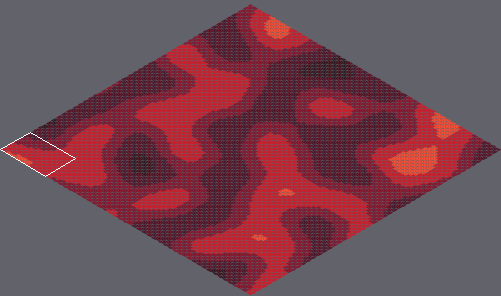
A Tiled map gets an edit: marswars/resources/mapAssets/tmap.tmx. Above: a wide view before the commit, with the close-up outlined.
Close-up. The starting point:
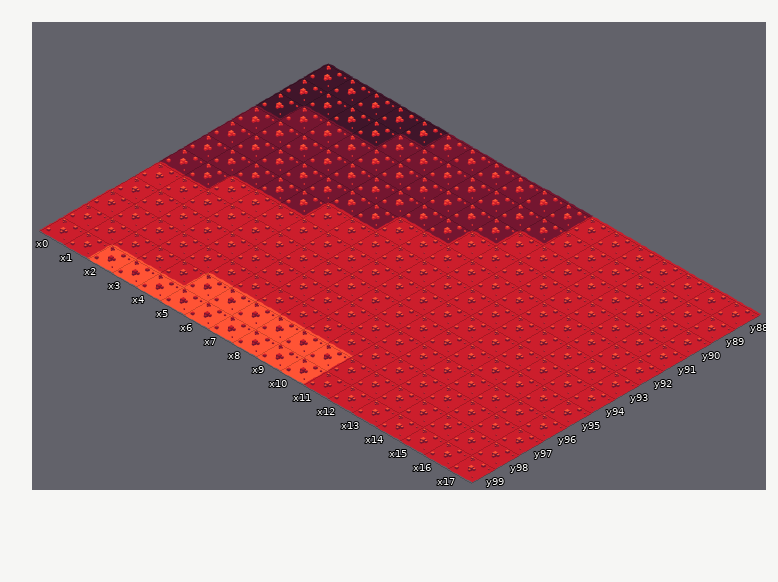
Cells are 55x32 px. Isometric: x runs down to the right, y down to the left. Shown: x 0..17, y 88..99. The commit also changed other parts of the map, which this record leaves out.
Once edited:
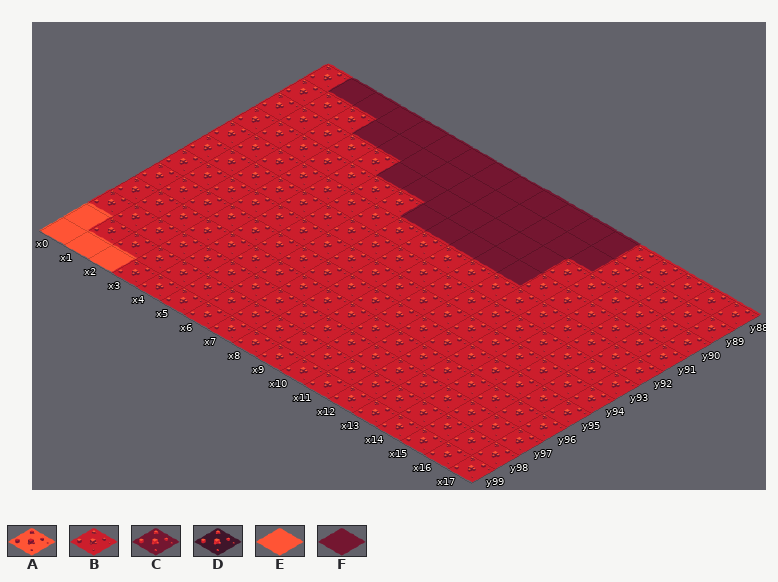
Key: from "tileset1": A 10 "mars006", B 11 "mars007", C 12 "mars008", D 13 "mars009", E 15 "tile001", F 17 "tile003".
_ is an empty cell, . an unchanged one.
Change:
--- layer "Tile Layer 1"
@@ x 0..12 @@
- 88 DDDDDCCCCCCBB
- 89 DDDDCCCCCCCBB
- 90 DCCCCCCCCCBB.
- 91 CCCCCCCCCBBB.
- 92 CCCCCCC......
- 93 CCCCC........
- 94 CC...........
+ 88 BFFFFFFFFFFFF
+ 89 BBBFFFFFFFFFF
+ 90 BBBBBFFFFFFF.
+ 91 BBBBBBBFFFFF.
+ 92 BBBBBBB......
+ 93 BBBBB........
+ 94 BB...........
@@ x 0..10 @@
- 98 B....AAAAAA
- 99 BBAAAAAAAAA
+ 98 E....BBBBBB
+ 99 EEEBBBBBBBB
Where, in picture pixels (left, top, right, bottom), the same in both close-ups:
changed: (39, 63, 642, 384)
